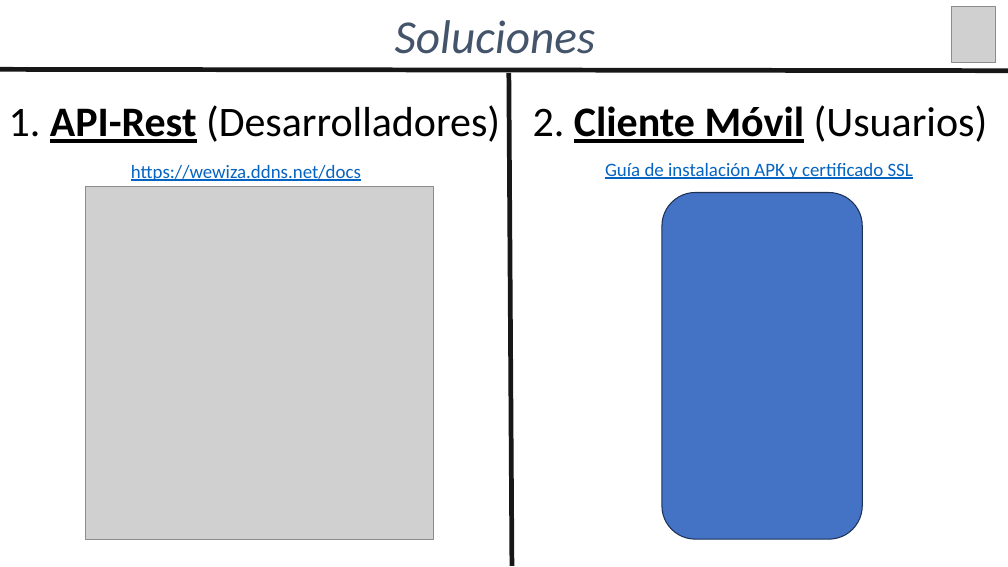
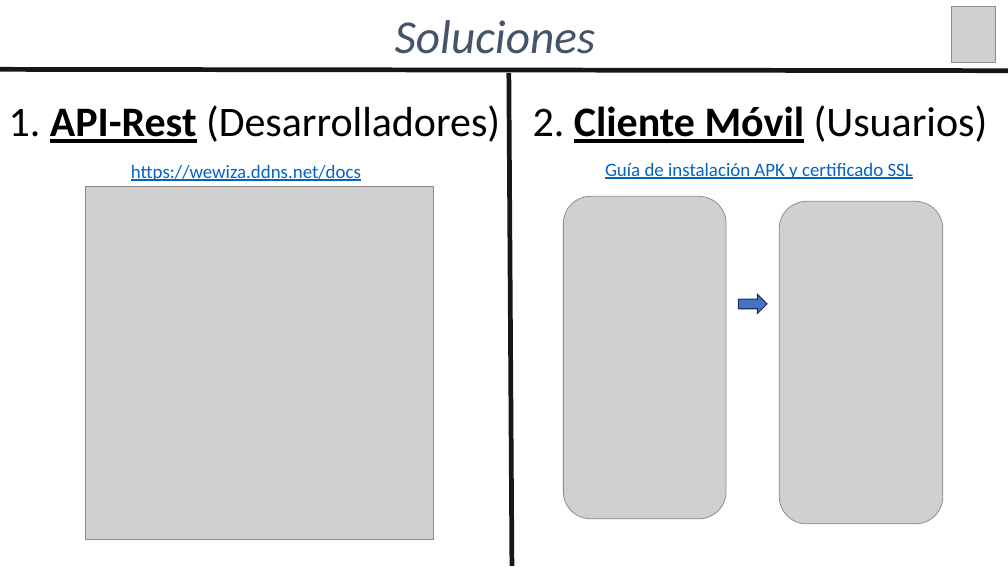
Before and after one commit to agchivite/Wewiza, a slide deck: slide 4 of 02_Documentacion/Presentacion_Wewiza.pptx. Drawn at 1008x567 pixels with LibreOffice and Linux fonts; fonts in the diff are those of the drawing; grey boxes stand for pictures. Boxes give left, top, right and bottom in pixels: in the first picture for what was removed or moved away, otherwise in the second. Text is boxed around its words. In the diff, an @@ line names an element or a change of style, - is before the commit and + after.

```diff
--- a/02_Documentacion/Presentacion_Wewiza.pptx
+++ b/02_Documentacion/Presentacion_Wewiza.pptx
@@ picture added at bbox=[563, 197, 726, 520] @@
@@ rounded rectangle removed at bbox=[662, 193, 863, 539] @@
@@ picture added at bbox=[780, 201, 943, 524] @@
@@ right arrow added at bbox=[739, 294, 768, 313], fill #4472C4, outline #1E3256 1 pt @@
```
Also in this commit, not shown: 2 slides added, 1 slide removed.
